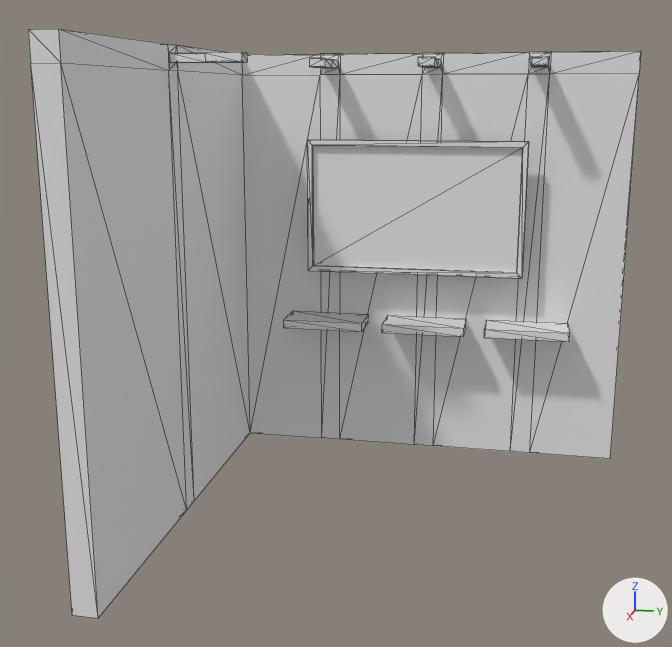
An edit to the glTF model public/models/StandBasic.glb, drawn before and after from the same camera.
Camera for both pictures: a camera (50 mm lens) standing at (-0.889, 0.101, 0.359) and looking at (-1.621, -0.045, 0.177). The axes (+X, +Y, +Z) are drawn at lower right. The lights are the same throughout. The older version comes first. Mesh edges are drawn as thin lines. Where no turn or scale is listed for an object, it has been applied to the vertices.

Before the edit, the objects in view are built like this:
```python
me_cube_001 = bpy.data.meshes.new('Cube.001')
me_cube_001.from_pydata(...)  # 152 vertices, 300 faces; spans x -0.085..0.314, y -0.157..0.242, z -0.326..0.072
me_cube_002 = bpy.data.meshes.new('Cube.002')
me_cube_002.from_pydata(...)  # 32 vertices, 60 faces; spans x -0.014..0.011, y -0.106..0.106, z -0.065..0.065
me_cube_003 = bpy.data.meshes.new('Cube.003')
me_cube_003.from_pydata(...)  # a box spanning x -0.02..0.02, y -0.04..0.04, z -0.0042..0.0042
me_cube_004 = bpy.data.meshes.new('Cube.004')
me_cube_004.from_pydata(...)  # a box spanning x -0.02..0.02, y -0.04..0.04, z -0.0042..0.0042
me_cube_005 = bpy.data.meshes.new('Cube.005')
me_cube_005.from_pydata(...)  # a box spanning x -0.02..0.02, y -0.04..0.04, z -0.0042..0.0042
ob_base_stand1 = bpy.data.objects.new('Base_Stand1', me_cube_001)
ob_base_stand1.location = (-1.75, -0.042, 0.327)
ob_repisa = bpy.data.objects.new('Repisa', me_cube_003)
ob_repisa.location = (-1.795, -0.09, 0.135)
ob_repisa_001 = bpy.data.objects.new('Repisa.001', me_cube_004)
ob_repisa_001.location = (-1.795, 0.01, 0.135)
ob_repisa_002 = bpy.data.objects.new('Repisa.002', me_cube_005)
ob_repisa_002.location = (-1.795, 0.11, 0.135)
ob_tv = bpy.data.objects.new('TV', me_cube_002)
ob_tv.location = (-1.801, -0.002, 0.252)
```
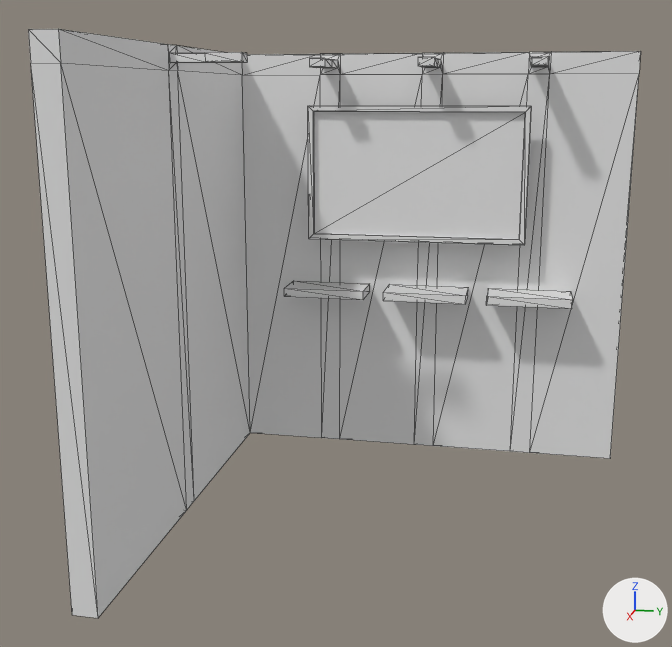
The newer file is also turned or shifted as a whole; pictures and numbers use the older file's frame.

Location of each change, [x1, y1, x2, y2] in pixels of the pictures (672 x 647 px):
'TV', moved: before [307, 140, 529, 279]; after [308, 106, 531, 245]
'Repisa.002', moved: before [484, 320, 570, 342]; after [486, 288, 572, 309]
'Repisa.001', moved: before [382, 315, 466, 336]; after [383, 285, 468, 304]
'Repisa', moved: before [284, 311, 369, 332]; after [284, 281, 370, 300]

Patch to the scene script:
```diff
--- a/public/models/StandBasic.glb.py
+++ b/public/models/StandBasic.glb.py
@@ ob_tv @@
 ob_tv = bpy.data.objects.new('TV', me_cube_002)
-ob_tv.location = (-1.801, -0.002, 0.252)
+ob_tv.location = (-1.802, -0.001, 0.284)
@@ ob_repisa @@
 ob_repisa = bpy.data.objects.new('Repisa', me_cube_003)
-ob_repisa.location = (-1.795, -0.09, 0.135)
+ob_repisa.location = (-1.796, -0.089, 0.167)
@@ ob_repisa_001 @@
 ob_repisa_001 = bpy.data.objects.new('Repisa.001', me_cube_004)
-ob_repisa_001.location = (-1.795, 0.01, 0.135)
+ob_repisa_001.location = (-1.796, 0.011, 0.167)
@@ ob_repisa_002 @@
 ob_repisa_002 = bpy.data.objects.new('Repisa.002', me_cube_005)
-ob_repisa_002.location = (-1.795, 0.11, 0.135)
+ob_repisa_002.location = (-1.796, 0.111, 0.167)
```
